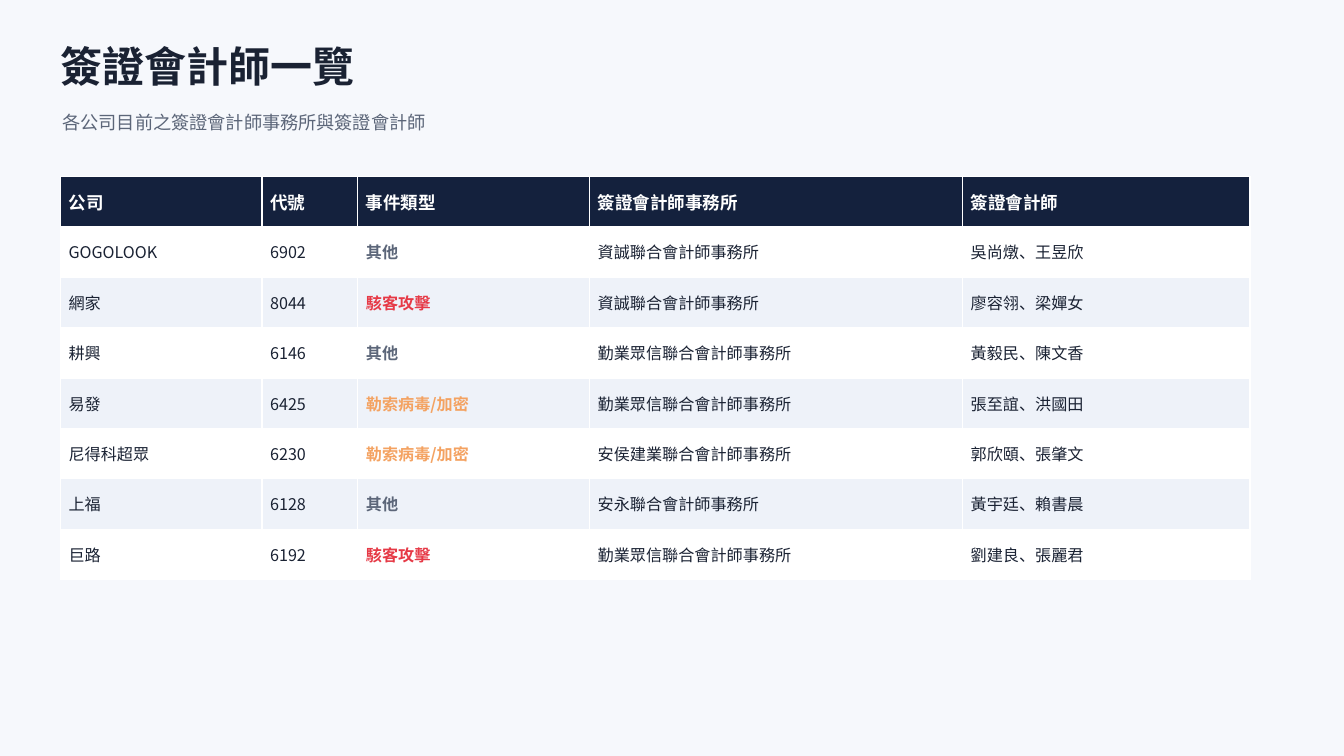
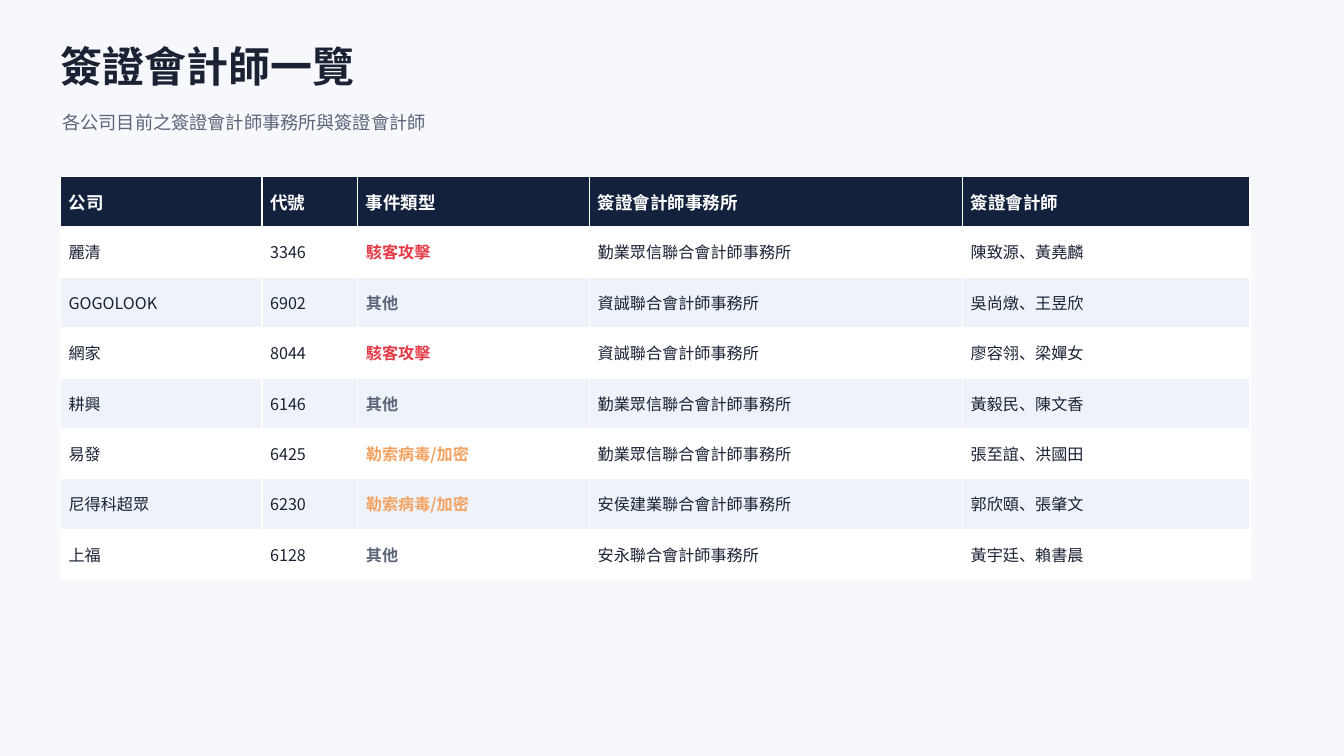
Before and after one commit to Johnnylin77/mops-isec-monitor, a slide deck: slide 4 of 資安事件因應分析.pptx. Drawn at 1344x756 pixels with LibreOffice and Linux fonts; fonts in the diff are those of the drawing. Boxes give left, top, right and bottom in pixels: in the first picture for what was removed or moved away, otherwise in the second. Text is boxed around its words. In the diff, an @@ line names an element or a change of style, - is before the commit and + after.

```diff
--- a/資安事件因應分析.pptx
+++ b/資安事件因應分析.pptx
@@ table at box(60, 176, 1250, 580) @@
+row 2: 麗清 | 3346 | 駭客攻擊 | 勤業眾信聯合會計師事務所 | 陳致源、黃堯麟
-row 8: 巨路 | 6192 | 駭客攻擊 | 勤業眾信聯合會計師事務所 | 劉建良、張麗君
```
Also in this commit, not shown: 5 other slides changed, 2 other files.
